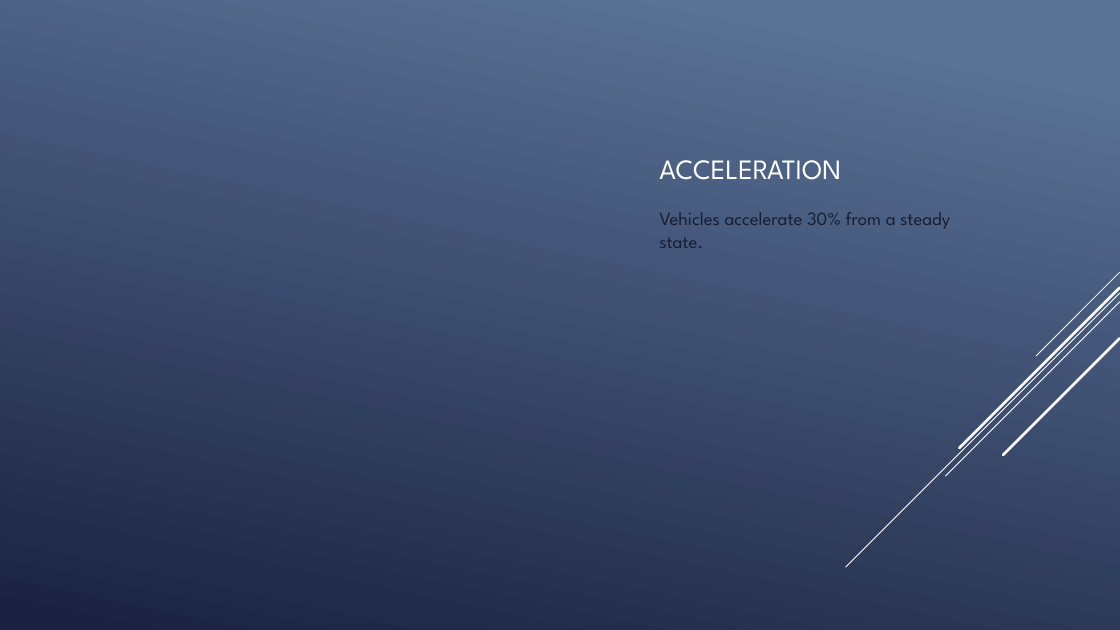
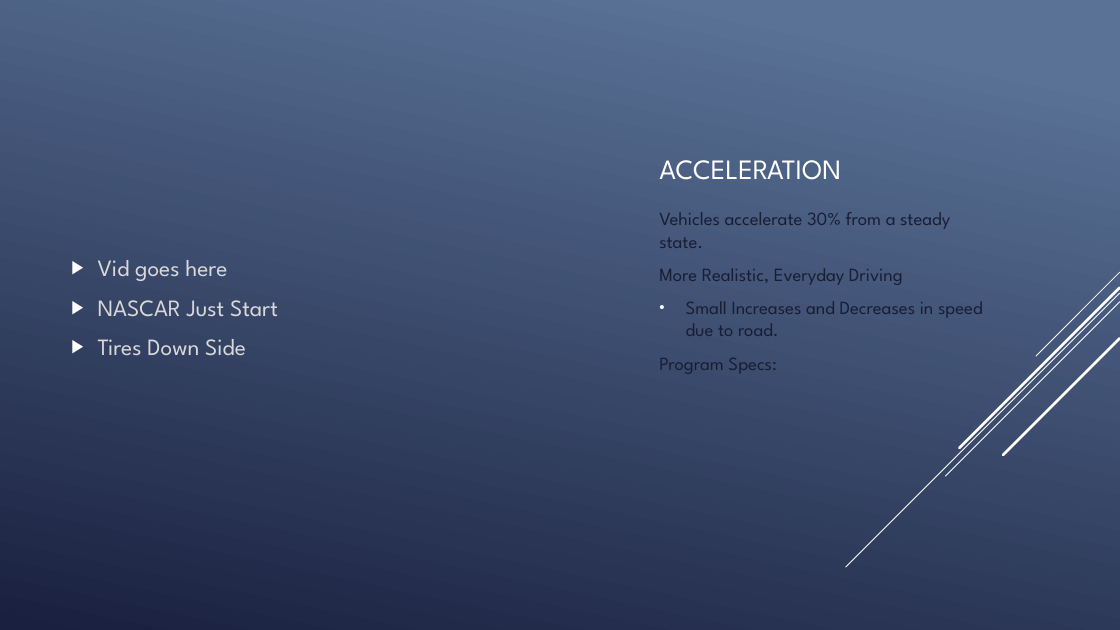
Before and after one commit to joel31245/JoelC_VAC_TrafficFlowFinal, a slide deck: slide 9 of doc/TrafficFlow1Presentation.pptx (slide 10 before the commit). Drawn at 1120x630 pixels with LibreOffice and Linux fonts; fonts in the diff are those of the drawing. Boxes give left, top, right and bottom in pixels: in the first picture for what was removed or moved away, otherwise in the second. Text is boxed around its words. In the diff, an @@ line names an element or a change of style, - is before the commit and + after.

Commit message:
Added most of Reports and Powerpoint. Just need Graphics and Graphs/Videos from Matlab. May need to redo all. Have to check a change in Runge-Kutta Algorithm for displacement

```diff
--- a/doc/TrafficFlow1Presentation.pptx
+++ b/doc/TrafficFlow1Presentation.pptx
@@ text added at (x1=98, y1=260, x2=278, y2=356), 20 pt, text #D9D9D9 @@
+▶ Vid goes here
+▶ NASCAR Just Start
+▶ Tires Down Side
@@ text at (x1=659, y1=268, x2=983, y2=374): paragraphs added @@
+More Realistic, Everyday Driving
+• Small Increases and Decreases in speed due to road.
+Program Specs:
```
Also in this commit, not shown: 12 other slides changed, 4 slides added, 4 slides removed, 3 other files.
